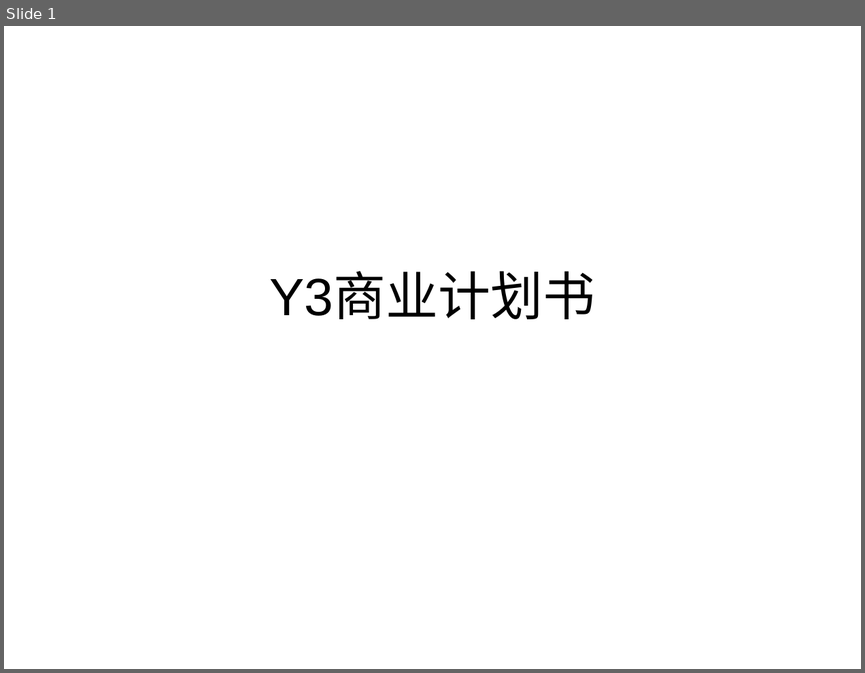
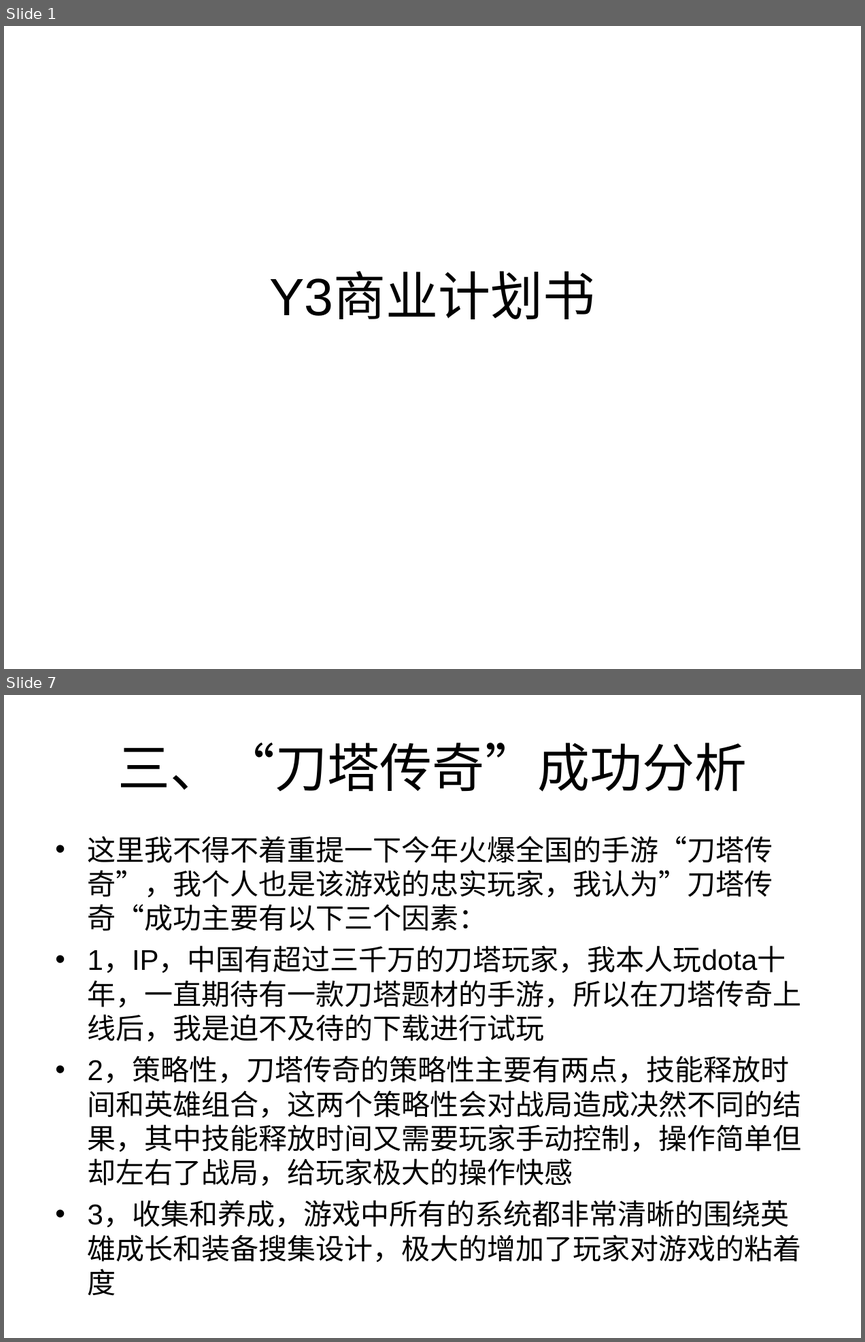
Before and after one commit to caihan1984/demov1, a slide deck: Assets/document/y3商业计划书.ppt. Shown one above the other, each under a label of ours: slide 1 before the commit, slides 1 and 7 after it; the slides between them are not shown. The pictures are 865x673 and 865x1342 pixels, drawn with LibreOffice and Linux fonts; fonts in the diff are those of the drawing. Boxes give left, top, right and bottom in pixels: in the first picture for what was removed or moved away, otherwise in the second. Text is boxed around its words. In the diff, an @@ line names an element or a change of style, - is before the commit and + after.

```diff
--- a/Assets/document/y3商业计划书.ppt
+++ b/Assets/document/y3商业计划书.ppt
@@ slide 7 added at (4,695,861,1338), background #FFFFFF @@
@@ title added at (118,743,747,792), 44 pt, text #000000 @@
+三、“刀塔传奇”成功分析
@@ text added at (88,836,802,1295), 24 pt, text #000000 @@
+• 这里我不得不着重提一下今年火爆全国的手游“刀塔传奇”，我个人也是该游戏的忠实玩家，我认为”刀塔传奇“成功主要有以下三个因素：
+• 1，IP，中国有超过三千万的刀塔玩家，我本人玩dota十年，一直期待有一款刀塔题材的手游，所以在刀塔传奇上线后，我是迫不及待的下载进行试玩
+• 2，策略性，刀塔传奇的策略性主要有两点，技能释放时间和英雄组合，这两个策略性会对战局造成决然不同的结果，其中技能释放时间又需要玩家手动控制，操作简单但却左右了战局，给玩家极大的操作快感
+• 3，收集和养成，游戏中所有的系统都非常清晰的围绕英雄成长和装备搜集设计，极大的增加了玩家对游戏的粘着度
```
Also in this commit, not shown: 2 slides changed, 7 other slides added, 2 slides removed.
